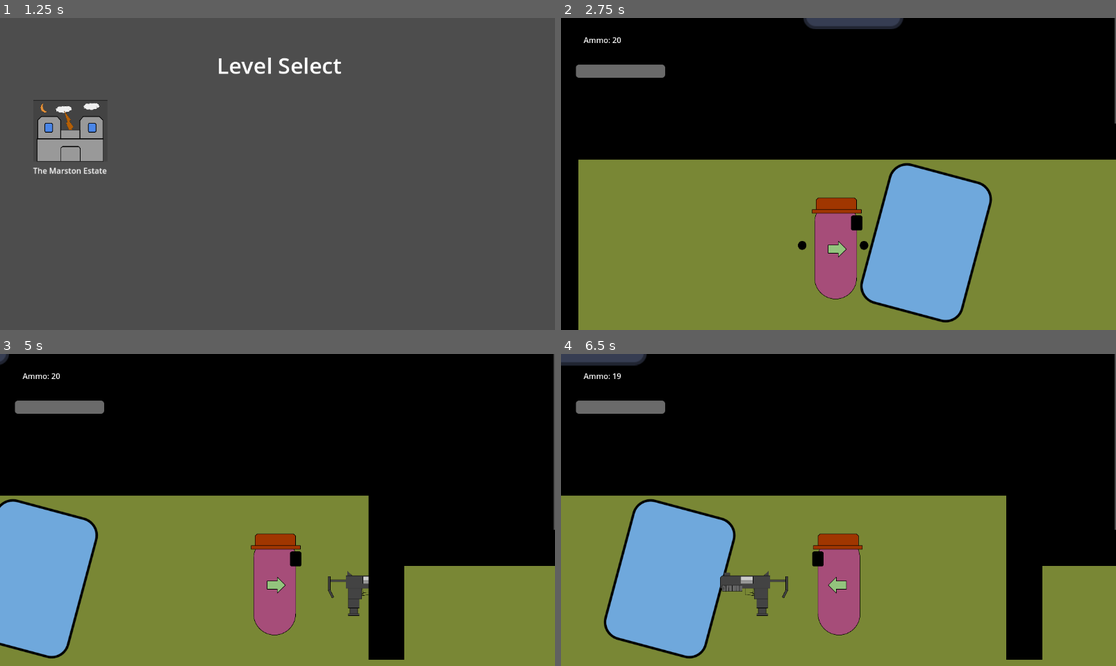
Above: before the commit, frames 1-4 (two rows, left to right).
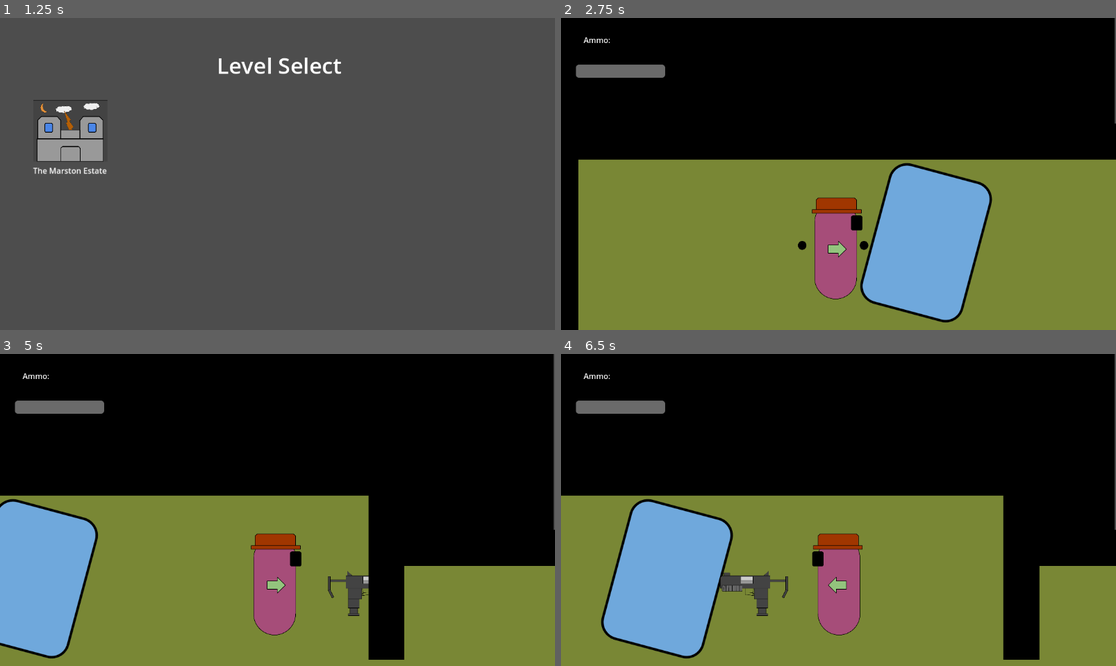
Above: after the commit, the same moments.

Repository: TrinityXon/No-Excuses-Nathan
Game: Godot game, scene res://Levels/UILevels/MainMenu.tscn
Two runs of this game, one before a commit and one after it. Both use one fixed random seed, a clock stepped at 60 frames per second and the inputs below. The engine's default icon, where the game draws it, is replaced by a stand-in: a white triangle on a blue panel in a dark square.
Inputs (mouse positions are in pixels of both pictures, inside the frame that each line leads up to):
- Up to frame 1 (1.25 s): click "Play" at 0.5 s
- Up to frame 2 (2.75 s): click (633, 130) at 1.25 s; tap Enter at 2 s; hold Right (Move_Right) from 2.03 s (still down); tap F (Pickup) at 2.1 s; tap W (Jump) at 2.27 s
- Up to frame 3 (5 s): tap Ctrl (Shoot) at 2.85 s; tap W (Jump) at 3.02, 4.52 s; release Right (Move_Right) at 3.53 s; hold Left (MoveLeft) 3.53-4.28 s; tap C (crouch) at 3.6 s; hold Right (Move_Right) from 4.28 s (still down); tap Tab (equip) at 4.35 s
- Up to frame 4 (6.5 s): tap F (Pickup) at 5.1 s; tap W (Jump) at 5.27, 6.02 s; release Right (Move_Right) at 5.78 s; hold Left (MoveLeft) from 5.78 s (still down); tap Ctrl (Shoot) at 5.85 s

Frame 1 is identical in both runs. In frame 2, 0.6% of the frame differs, in the area x 9-62%, y 0-9%; in frame 3, less than 0.1%; in frame 4, 2.2%, in the area x 0-87%, y 0-98%.
Error before the commit: Attempt to call function 'play_effect' in base 'null instance' on a null instance. (res://Game_Objects/Guns/Base/WeaponScript.gd:97)
Error after the commit: Parse Error: Expected indented block after function declaration. (res://Game_Objects/Guns/Base/WeaponScript.gd:96)

Commit message:
buggymuggy

Diff:
--- a/Game_Objects/Guns/Base/WeaponScript.gd
+++ b/Game_Objects/Guns/Base/WeaponScript.gd
@@ -94,4 +94,4 @@
 	pass # TODO: ADD SPRAY MECHANICS
 
 func playSound():
-	shootSound.play_effect()
+	#shootSound.play_effect()
--- a/Levels/The_Marston_Estate/Floor_1/floor_1.tscn
+++ b/Levels/The_Marston_Estate/Floor_1/floor_1.tscn
@@ -1,8 +1,7 @@
-[gd_scene load_steps=27 format=3 uid="uid://duifvlti14tr8"]
+[gd_scene load_steps=26 format=3 uid="uid://duifvlti14tr8"]
 
 [ext_resource type="PackedScene" uid="uid://wgm30cc5agxg" path="res://Game_Objects/Player/Nathan_Main.tscn" id="1_axofd"]
 [ext_resource type="PackedScene" uid="uid://cryaljckxmgxf" path="res://Game_Objects/Floor/BlockoutPlaceholder.tscn" id="1_wy6xv"]
-[ext_resource type="Texture2D" uid="uid://ewcuotrl10dr" path="res://icon.svg" id="2_1uvfl"]
 [ext_resource type="PackedScene" uid="uid://83nvl7jt22s2" path="res://Game_Objects/Destructibles/Props/Box.tscn" id="3_qbm2n"]
 [ext_resource type="PackedScene" uid="uid://bkxd5w41oy32" path="res://Game_Objects/Destructibles/Props/The_Marston_Estate_Props/Drawers.tscn" id="4_jg5i0"]
 [ext_resource type="PackedScene" uid="uid://cgvkigcv3vcls" path="res://Game_Objects/Background_Non_Collision/The_Marston_Estate/Mirror.tscn" id="4_x4tvv"]
@@ -446,10 +445,6 @@
 scale = Vector2(0.997648, 1)
 color = Color(0, 0, 0, 1)
 
-[node name="SizeRefe" type="Sprite2D" parent="Miscellaneous"]
-position = Vector2(-2814, 171)
-texture = ExtResource("2_1uvfl")
-
 [node name="ActivationZones" type="Node2D" parent="."]
 visible = false
 
